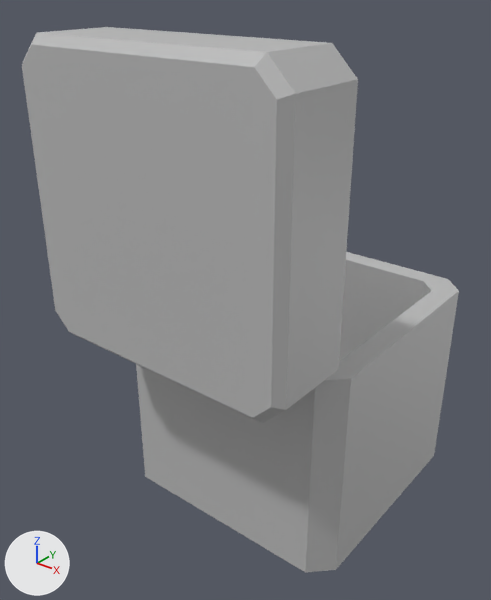
The FBX model Assets/Models/Crate.fbx: old version first, new version second.
Camera for both pictures: a camera (50 mm lens) standing at (0.01104, -0.01641, 0.01588) and looking at (-0.00056, -0.00191, 0.00689). The lights are fixed; the arrows at lower left show +X, +Y and +Z. Both versions are drawn at frame 25 of the action 'Take 001'; the numbers are the values there.

The older version as bpy lines, for what is in view:
```python
me_mesh = bpy.data.meshes.new('Mesh')
me_mesh.from_pydata(...)  # 32 vertices, 26 faces; spans x -0.4..0.4, y 0.002..0.663, z -0.4..0.4
me_mesh.materials.append(mat_lambert1)  # grey #bcbcbc
me_mesh_001 = bpy.data.meshes.new('Mesh.001')
me_mesh_001.from_pydata(...)  # 24 vertices, 18 faces; spans x -0.4..0.4, y 0.004..0.243, z -0.799..0.001
me_mesh_001.materials.append(mat_lambert1)  # grey #bcbcbc
ob_box = bpy.data.objects.new('Box', me_mesh)
ob_box.parent = ob_crate
ob_box.location = (0.0, -0.00628, 0.0)
ob_lid = bpy.data.objects.new('Lid', me_mesh_001)
ob_lid.parent = ob_box
ob_lid.location = (0.0, 0.659, 0.399)
ob_lid.rotation_euler = (1.572, 0.0, 0.0)  # degrees (90, 0, 0)
```
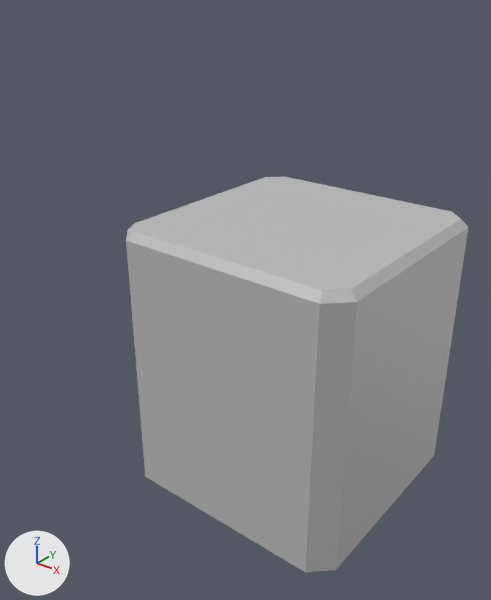
Changed parts and their boxes (x1, y1, x2, y2) in the pictures (491 x 600 px):
'Lid', turned
    before: (22, 27, 358, 423)
    after: (126, 177, 468, 381)

What the commit changed:
Object 'Lid' (ob_lid) turns from (90, 0, 0) to (0, 0, 0) degrees about x, y and z.
